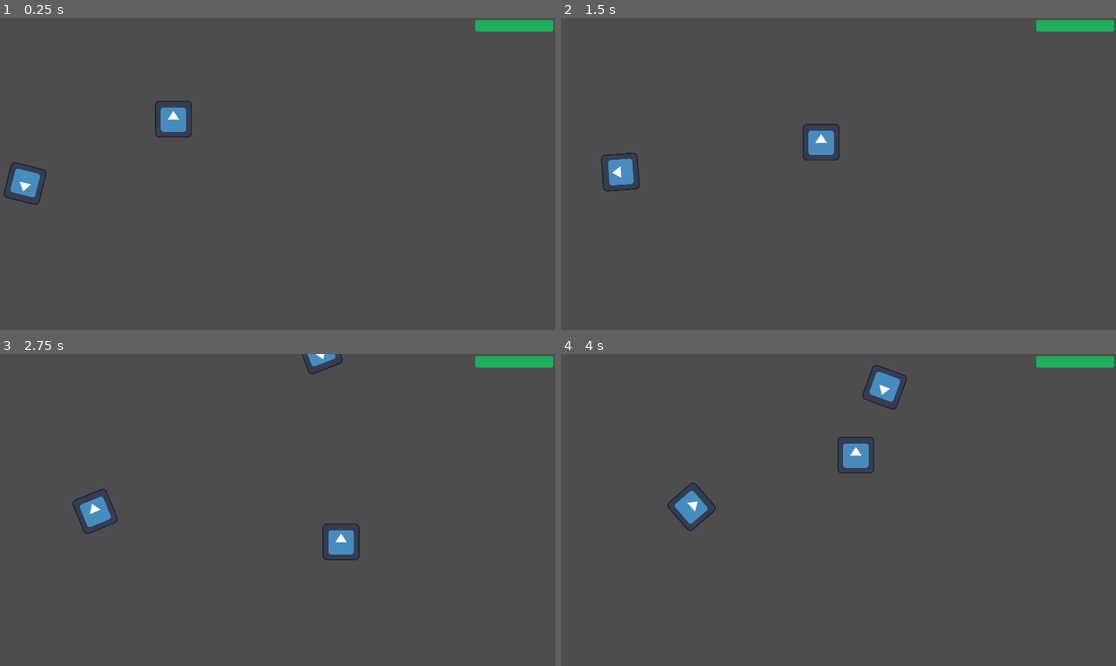
Above: before the commit, frames 1-4 (two rows, left to right).
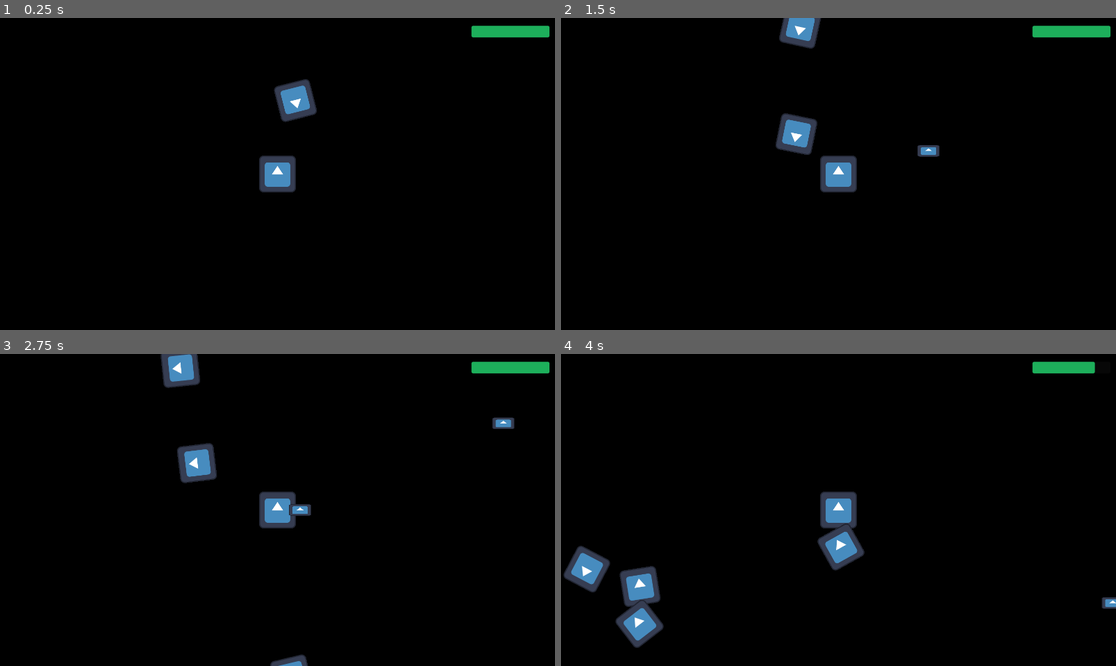
Above: after the commit, the same moments.

Repository: webermael/Informatikprojekt
Game: Godot game, scene res://game.tscn
Two runs of this game, one before a commit and one after it. Both use one fixed random seed, a clock stepped at 60 frames per second and the inputs below. The engine's default icon, where the game draws it, is replaced by a stand-in: a white triangle on a blue panel in a dark square.
Inputs:
- Up to frame 1 (0.25 s): no input
- Up to frame 2 (1.5 s): hold Right (ui_right) 0.53-1.28 s; hold Space (ui_attack, bound only before the commit) 0.53-1.28 s; tap C (ui_melee_attack, bound only after the commit) at 0.8, 1.35 s; hold Down (ui_down) from 1.28 s (still down)
- Up to frame 3 (2.75 s): tap Z (ui_ranged_attack, bound only after the commit) at 1.55 s; release Down (ui_down) at 2.03 s; hold Right (ui_right) from 2.03 s (still down); hold Z (ui_ranged_attack, bound only after the commit) from 2.03 s (still down); tap Space (ui_attack, bound only before the commit) at 2.3 s
- Up to frame 4 (4 s): release Right (ui_right) at 2.78 s; release Z (ui_ranged_attack, bound only after the commit) at 2.78 s; hold Up (ui_up) 2.78-3.53 s; tap Space (ui_attack, bound only before the commit) at 2.85 s; tap C (ui_melee_attack, bound only after the commit) at 3.05 s; hold Left (ui_left) from 3.53 s (still down); hold C (ui_melee_attack, bound only after the commit) from 3.53 s (still down); tap Z (ui_ranged_attack, bound only after the commit) at 3.8 s

The runs differ from the first frame. In frame 1, 99% of the frame differs, in the area x 0-100%, y 0-100%; in frame 2, 99%; in frame 3, 99%; in frame 4, 98%.

Commit message:
Added ranged + moving camera

Diff:
--- a/Player.gd
+++ b/Player.gd
@@ -3,6 +3,7 @@
 const SPEED = 400.0
 var Last_Movement = Input.get_vector("ui_left", "ui_right", "ui_up", "ui_down")
 var Stab_Ready = true
+var Bullet_Ready = true
 var health = 5
 
 func _on_stab_duration_timeout():
@@ -12,16 +13,17 @@
 func _on_stab_cooldown_timeout():
 	Stab_Ready = true
 
+func _on_bullet_cooldown_timeout():
+	Bullet_Ready = true
+
 func _on_hitbox_body_entered(body):
 	if body.is_in_group("Enemies") and $Hitbox/HitboxCollision.scale.x == 1:
 		health -= 1
 		$Hitbox/HitboxCollision.scale.x = 0.9
 		$ImmunityFrames.start()
-		$"../Healthbar".value = health
+		$"UI_Layer/Healthbar".value = health
 		if health == 0:
 			get_tree().paused = true
-
-
 
 func _on_immunity_frames_timeout():
 		$Hitbox/HitboxCollision.scale.x = 1
@@ -33,7 +35,7 @@
 	if input_direction.length() != 0:
 		Last_Movement = input_direction
 
-	if Input.is_action_pressed("ui_attack") and Stab_Ready:
+	if Input.is_action_pressed("ui_melee_attack") and Stab_Ready:
 		$Stab.rotation = Last_Movement.angle() - PI / 2
 		$Stab.visible = true
 		$Stab/StabCollision.disabled = false
@@ -41,4 +43,14 @@
 		$StabDuration.start()
 		$StabCooldown.start()
 
+	if Input.is_action_pressed("ui_ranged_attack") and Bullet_Ready:
+		$ShootingPivot.rotation = Last_Movement.angle()
+		var Bullet = preload("res://bullet.tscn").instantiate()
+		Bullet.global_position = $ShootingPivot/ShootingPoint.global_position
+		Bullet.rotation = $ShootingPivot.rotation
+		$ShootingPivot/ShootingPoint.add_child(Bullet)
+		Bullet_Ready = false
+		$BulletCooldown.start()
+
+
 	move_and_slide()
--- a/Stab.tscn
+++ b/Stab.tscn
@@ -1,13 +1,13 @@
 [gd_scene load_steps=4 format=3 uid="uid://bfhg3wvtl1jcy"]
 
-[ext_resource type="Texture2D" uid="uid://b6djpocinrc2f" path="res://icon.svg" id="1_muppg"]
-[ext_resource type="Script" path="res://Stab.gd" id="1_ngi1q"]
+[ext_resource type="Script" path="res://Stab.gd" id="1_42am0"]
+[ext_resource type="Texture2D" uid="uid://b6djpocinrc2f" path="res://icon.svg" id="2_dfb6d"]
 
 [sub_resource type="RectangleShape2D" id="RectangleShape2D_4eq15"]
 size = Vector2(96, 191)
 
 [node name="Stab" type="Area2D"]
-script = ExtResource("1_ngi1q")
+script = ExtResource("1_42am0")
 
 [node name="StabCollision" type="CollisionShape2D" parent="."]
 position = Vector2(0, 95.5)
--- /dev/null
+++ b/bullet.gd
@@ -0,0 +1,16 @@
+extends Area2D
+
+const SPEED = 600
+
+
+func _process(delta):
+	var direction = Vector2.RIGHT.rotated(rotation)
+	position += direction * SPEED * delta
+
+
+func _on_body_entered(body):
+	if body.is_in_group("Enemies"):
+		body.health -= 2
+		if body.health <= 0:
+			body.queue_free()
+		queue_free()
--- /dev/null
+++ b/bullet.tscn
@@ -0,0 +1,21 @@
+[gd_scene load_steps=4 format=3 uid="uid://cfk0o830nrn4s"]
+
+[ext_resource type="Texture2D" uid="uid://b6djpocinrc2f" path="res://icon.svg" id="1_hn376"]
+[ext_resource type="Script" path="res://bullet.gd" id="1_yr17r"]
+
+[sub_resource type="CircleShape2D" id="CircleShape2D_evrt4"]
+radius = 20.025
+
+[node name="Bullet" type="Area2D"]
+top_level = true
+script = ExtResource("1_yr17r")
+
+[node name="BulletSprite" type="Sprite2D" parent="."]
+position = Vector2(-18.5, -2.86102e-06)
+scale = Vector2(0.601562, 0.3125)
+texture = ExtResource("1_hn376")
+
+[node name="BulletCollision" type="CollisionShape2D" parent="."]
+shape = SubResource("CircleShape2D_evrt4")
+
+[connection signal="body_entered" from="." to="." method="_on_body_entered"]
--- a/game.gd
+++ b/game.gd
@@ -2,8 +2,8 @@
 
 func spawn_enemy():
 	var new_enemy = preload("res://roller.tscn").instantiate()
-	$Spawnpath/Spawnpoint.progress_ratio = randf()
-	new_enemy.global_position = $Spawnpath/Spawnpoint.global_position
+	$Player/Spawnpath/Spawnpoint.progress_ratio = randf()
+	new_enemy.global_position = $Player/Spawnpath/Spawnpoint.global_position
 	add_child(new_enemy)
 
 func _on_spawn_timer_timeout():
--- a/game.tscn
+++ b/game.tscn
@@ -20,31 +20,47 @@
 [node name="Game" type="Node2D"]
 script = ExtResource("1_lvcbi")
 
-[node name="Healthbar" type="ProgressBar" parent="."]
-offset_left = 1644.0
-offset_top = 7.0
-offset_right = 1914.0
-offset_bottom = 47.0
+[node name="Player" parent="." instance=ExtResource("1_t5ae7")]
+position = Vector2(960, 540)
+
+[node name="CanvasLayer" type="CanvasLayer" parent="Player"]
+layer = -10
+
+[node name="ColorRect" type="ColorRect" parent="Player/CanvasLayer"]
+offset_left = -20.0
+offset_top = -20.0
+offset_right = 1940.0
+offset_bottom = 1100.0
+color = Color(0, 0, 0, 1)
+
+[node name="UI_Layer" type="CanvasLayer" parent="Player"]
+layer = 10
+
+[node name="Healthbar" type="ProgressBar" parent="Player/UI_Layer"]
+offset_left = 1631.0
+offset_top = 27.0
+offset_right = 1901.0
+offset_bottom = 67.0
 theme_override_styles/fill = SubResource("StyleBoxFlat_x4d02")
 max_value = 5.0
 value = 5.0
 show_percentage = false
 
-[node name="Player" parent="." instance=ExtResource("1_t5ae7")]
-position = Vector2(600, 350)
+[node name="Camera2D" type="Camera2D" parent="Player"]
 
-[node name="Roller" parent="." instance=ExtResource("2_6op6b")]
-position = Vector2(64, 583)
-
-[node name="Spawnpath" type="Path2D" parent="."]
+[node name="Spawnpath" type="Path2D" parent="Player"]
+position = Vector2(-960, -540)
 curve = SubResource("Curve2D_umr6q")
 
-[node name="Spawnpoint" type="PathFollow2D" parent="Spawnpath"]
+[node name="Spawnpoint" type="PathFollow2D" parent="Player/Spawnpath"]
 position = Vector2(-80, -80)
 rotation = 1.5708
 
+[node name="Roller" parent="." instance=ExtResource("2_6op6b")]
+position = Vector2(1034, 237)
+
 [node name="SpawnTimer" type="Timer" parent="."]
-wait_time = 2.0
+wait_time = 0.5
 autostart = true
 
 [connection signal="timeout" from="SpawnTimer" to="." method="_on_spawn_timer_timeout"]
--- a/player.tscn
+++ b/player.tscn
@@ -2,7 +2,7 @@
 
 [ext_resource type="Script" path="res://player.gd" id="1_kl8id"]
 [ext_resource type="Texture2D" uid="uid://b6djpocinrc2f" path="res://icon.svg" id="2_205pd"]
-[ext_resource type="PackedScene" uid="uid://bfhg3wvtl1jcy" path="res://Stab.tscn" id="3_2rbtj"]
+[ext_resource type="PackedScene" uid="uid://bfhg3wvtl1jcy" path="res://stab.tscn" id="3_2rbtj"]
 
 [sub_resource type="CircleShape2D" id="CircleShape2D_wgqdj"]
 radius = 64.0
@@ -18,19 +18,26 @@
 wait_time = 0.1
 
 [node name="StabCooldown" type="Timer" parent="."]
-wait_time = 0.5
+wait_time = 0.3
 
 [node name="ImmunityFrames" type="Timer" parent="."]
 wait_time = 0.5
 
+[node name="BulletCooldown" type="Timer" parent="."]
+
+[node name="ShootingPivot" type="Marker2D" parent="."]
+
+[node name="ShootingPoint" type="Marker2D" parent="ShootingPivot"]
+position = Vector2(60, 0)
+
 [node name="Stab" parent="." instance=ExtResource("3_2rbtj")]
 visible = false
 
-[node name="PlayerSprite2" type="Sprite2D" parent="."]
-texture = ExtResource("2_205pd")
-
 [node name="CollisionShape2D" type="CollisionShape2D" parent="."]
 shape = SubResource("CircleShape2D_wgqdj")
+
+[node name="PlayerSprite" type="Sprite2D" parent="."]
+texture = ExtResource("2_205pd")
 
 [node name="Hitbox" type="Area2D" parent="."]
 
@@ -40,4 +47,5 @@
 [connection signal="timeout" from="StabDuration" to="." method="_on_stab_duration_timeout"]
 [connection signal="timeout" from="StabCooldown" to="." method="_on_stab_cooldown_timeout"]
 [connection signal="timeout" from="ImmunityFrames" to="." method="_on_immunity_frames_timeout"]
+[connection signal="timeout" from="BulletCooldown" to="." method="_on_bullet_cooldown_timeout"]
 [connection signal="body_entered" from="Hitbox" to="." method="_on_hitbox_body_entered"]
--- a/project.godot
+++ b/project.godot
@@ -23,9 +23,14 @@
 
 [input]
 
-ui_attack={
+ui_melee_attack={
 "deadzone": 0.5,
-"events": [Object(InputEventKey,"resource_local_to_scene":false,"resource_name":"","device":-1,"window_id":0,"alt_pressed":false,"shift_pressed":false,"ctrl_pressed":false,"meta_pressed":false,"pressed":false,"keycode":0,"physical_keycode":32,"key_label":0,"unicode":32,"echo":false,"script":null)
-, Object(InputEventKey,"resource_local_to_scene":false,"resource_name":"","device":-1,"window_id":0,"alt_pressed":false,"shift_pressed":false,"ctrl_pressed":false,"meta_pressed":false,"pressed":false,"keycode":0,"physical_keycode":67,"key_label":0,"unicode":99,"echo":false,"script":null)
+"events": [Object(InputEventKey,"resource_local_to_scene":false,"resource_name":"","device":-1,"window_id":0,"alt_pressed":false,"shift_pressed":false,"ctrl_pressed":false,"meta_pressed":false,"pressed":false,"keycode":0,"physical_keycode":67,"key_label":0,"unicode":99,"echo":false,"script":null)
 ]
 }
+ui_ranged_attack={
+"deadzone": 0.5,
+"events": [Object(InputEventKey,"resource_local_to_scene":false,"resource_name":"","device":-1,"window_id":0,"alt_pressed":false,"shift_pressed":false,"ctrl_pressed":false,"meta_pressed":false,"pressed":false,"keycode":0,"physical_keycode":90,"key_label":0,"unicode":121,"echo":false,"script":null)
+, Object(InputEventKey,"resource_local_to_scene":false,"resource_name":"","device":-1,"window_id":0,"alt_pressed":false,"shift_pressed":false,"ctrl_pressed":false,"meta_pressed":false,"pressed":false,"keycode":0,"physical_keycode":32,"key_label":0,"unicode":32,"echo":false,"script":null)
+]
+}
--- a/roller.gd
+++ b/roller.gd
@@ -1,6 +1,6 @@
 extends CharacterBody2D
 
-const SPEED = 100.0
+const SPEED = 200.0
 var health = 2
 
 @onready var player = $/root/Game/Player
Not shown: 1 places in Stab.tscn that only renumber resources
